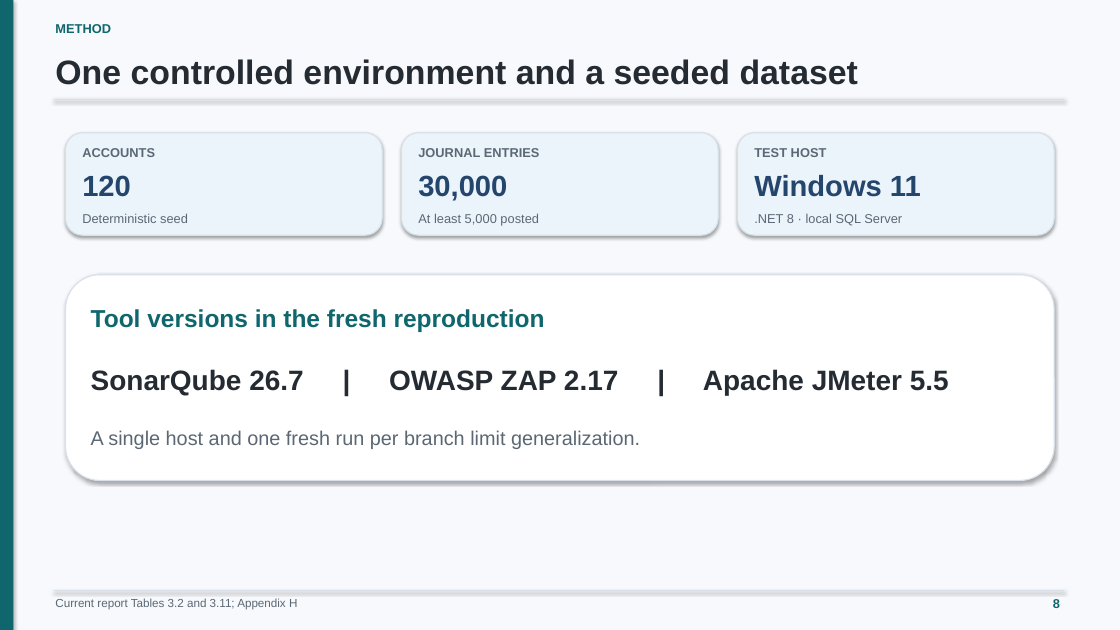
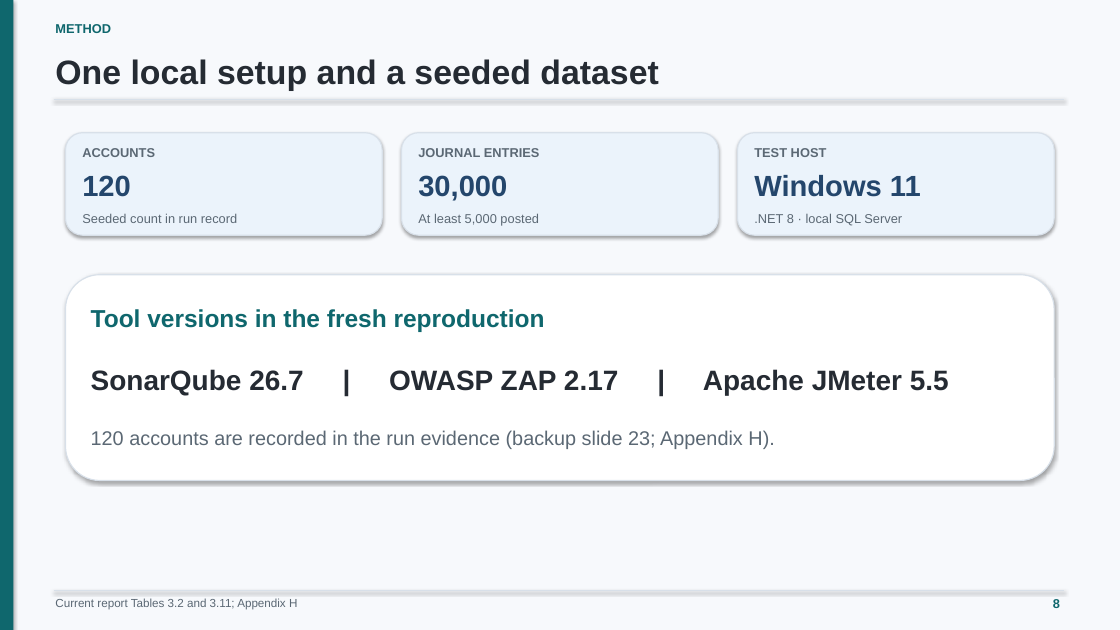
Before and after one commit to minatozaki98/financial-accounting, a slide deck: slide 8 of Document/outputs/final-defense/G6519692_Zaw_Ye_Htut_Ko_Final_Thesis_Defense.pptx. Drawn at 1120x630 pixels with LibreOffice and Linux fonts; fonts in the diff are those of the drawing. Boxes give left, top, right and bottom in pixels: in the first picture for what was removed or moved away, otherwise in the second. Text is boxed around its words. In the diff, an @@ line names an element or a change of style, - is before the commit and + after.

```diff
--- a/Document/outputs/final-defense/G6519692_Zaw_Ye_Htut_Ko_Final_Thesis_Defense.pptx
+++ b/Document/outputs/final-defense/G6519692_Zaw_Ye_Htut_Ko_Final_Thesis_Defense.pptx
@@ text at (55, 59, 658, 90): text changed @@
-One controlled environment and a seeded dataset
+One local setup and a seeded dataset
@@ text at (82, 213, 237, 223): text changed @@
-Deterministic seed
+Seeded count in run record
@@ text at (91, 430, 774, 449): text changed @@
-A single host and one fresh run per branch limit generalization.
+120 accounts are recorded in the run evidence (backup slide 23; Appendix H).
```
Also in this commit, not shown: 22 other slides changed, 2 other files.
